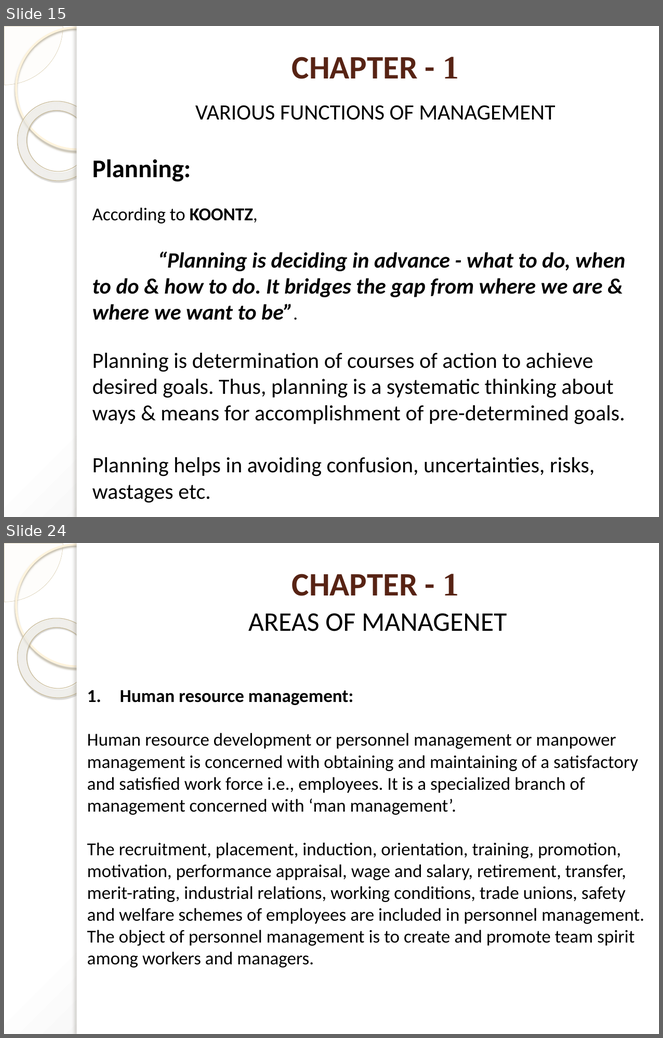
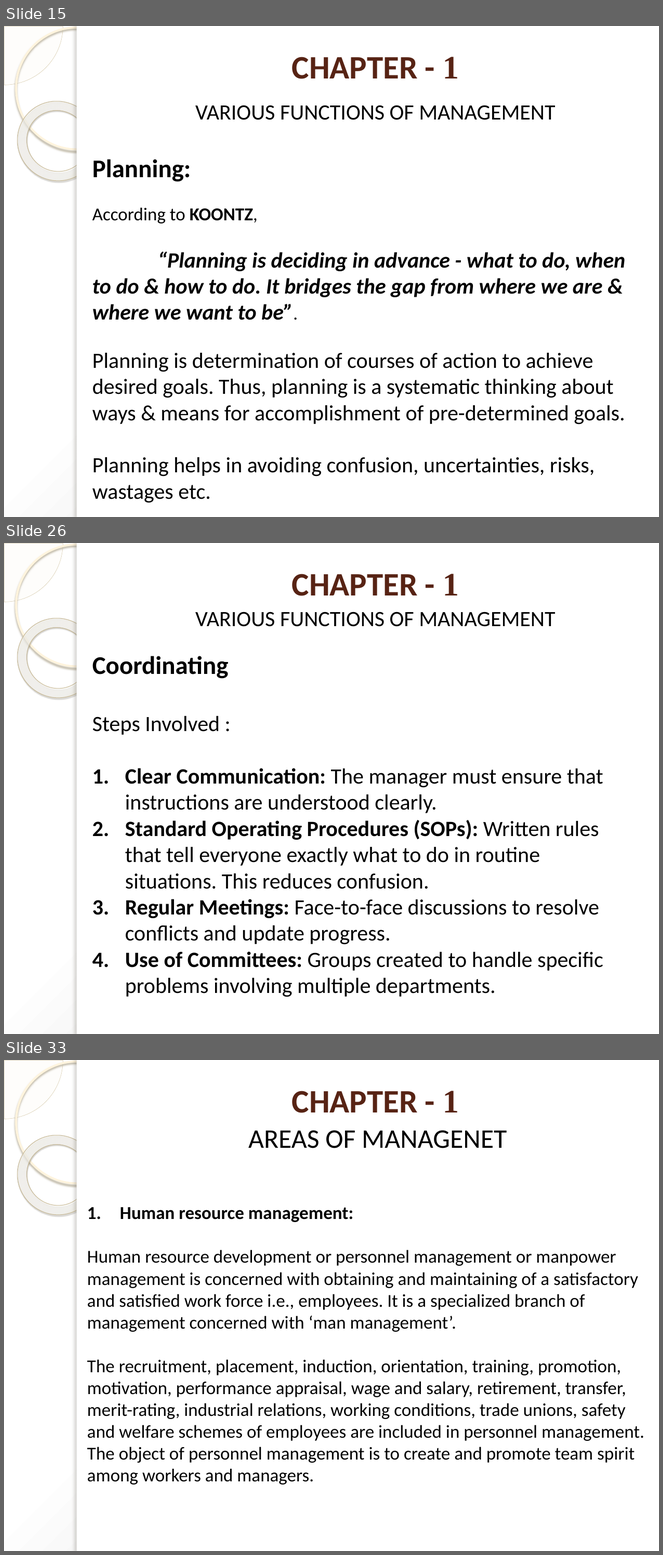
Before and after one commit to pankajgautam307/notes_2026, a slide deck: BOM/Presentation Ch-1.pptx. Shown one above the other, each under a label of ours: slides 15 and 24 before the commit, slides 15, 26 and 33 after it; the slides between them are not shown. The pictures are 663x1038 and 663x1555 pixels, drawn with LibreOffice and Linux fonts; fonts in the diff are those of the drawing. Boxes give left, top, right and bottom in pixels: in the first picture for what was removed or moved away, otherwise in the second. Text is boxed around its words. In the diff, an @@ line names an element or a change of style, - is before the commit and + after.

```diff
--- a/BOM/Presentation Ch-1.pptx
+++ b/BOM/Presentation Ch-1.pptx
@@ slide 26 added at bbox=[4, 543, 659, 1034], background gradient #FFFFFF to #C5C5C5; not listed: 5 template elements that a slide beside it also shows @@
@@ title added at bbox=[292, 574, 460, 596], 36 pt, text #572314, bold @@
+CHAPTER - 1
@@ text added at bbox=[195, 612, 555, 627], 24 pt, text #000000 @@
+VARIOUS FUNCTIONS OF MANAGEMENT
@@ text added at bbox=[92, 656, 604, 997], 24 pt, text #000000 @@
+Coordinating
+Steps Involved :
+1. Clear Communication: The manager must ensure that instructions are understood clearly.
+2. Standard Operating Procedures (SOPs): Written rules that tell everyone exactly what to do in routine situations. This reduces confusion.
+3. Regular Meetings: Face-to-face discussions to resolve conflicts and update progress.
+4. Use of Committees: Groups created to handle specific problems involving multiple departments.
@@ what was slide 24 is now slide 33 @@
```
Also in this commit, not shown: 12 slides changed, 9 other slides added, 2 other files.
